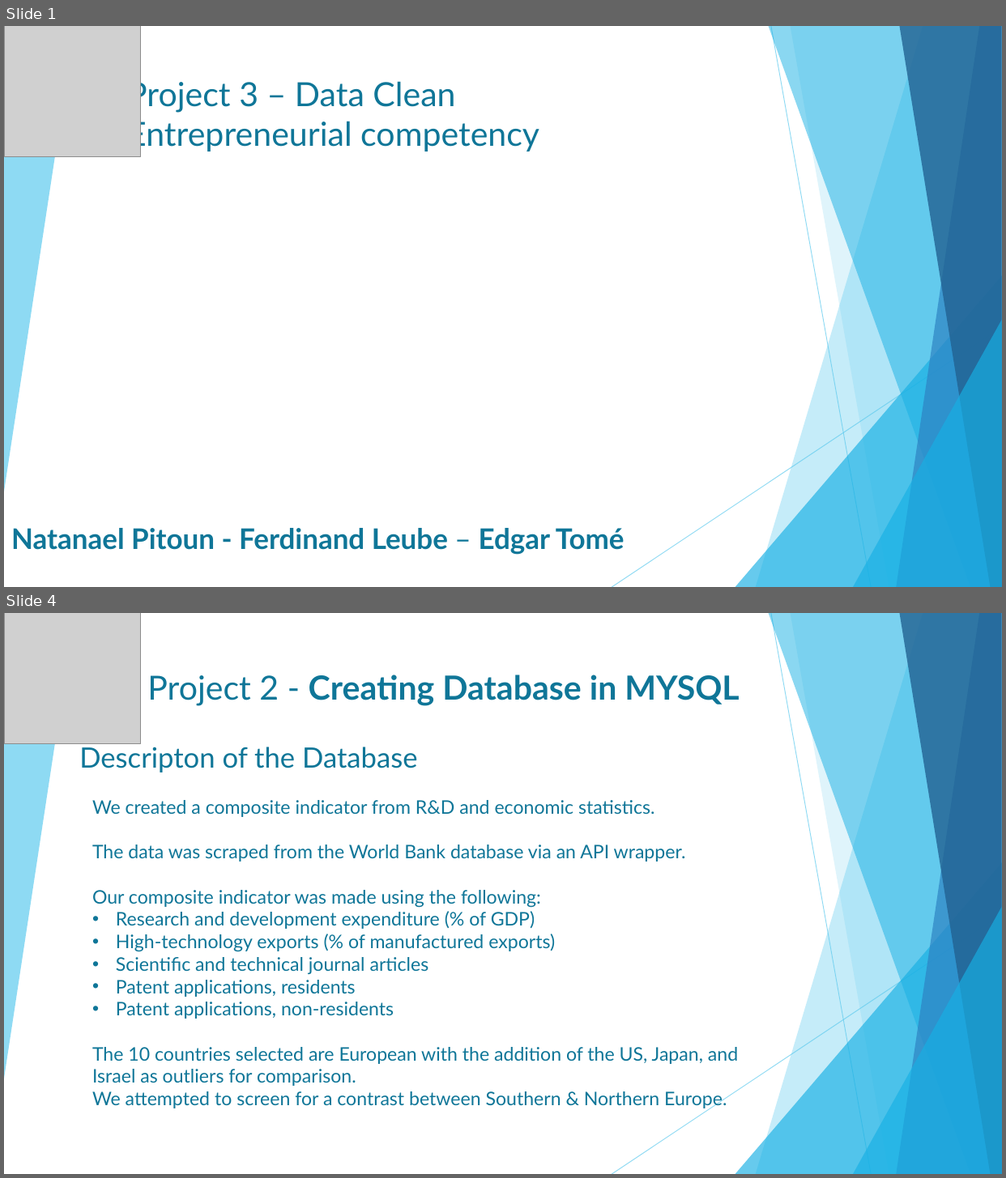
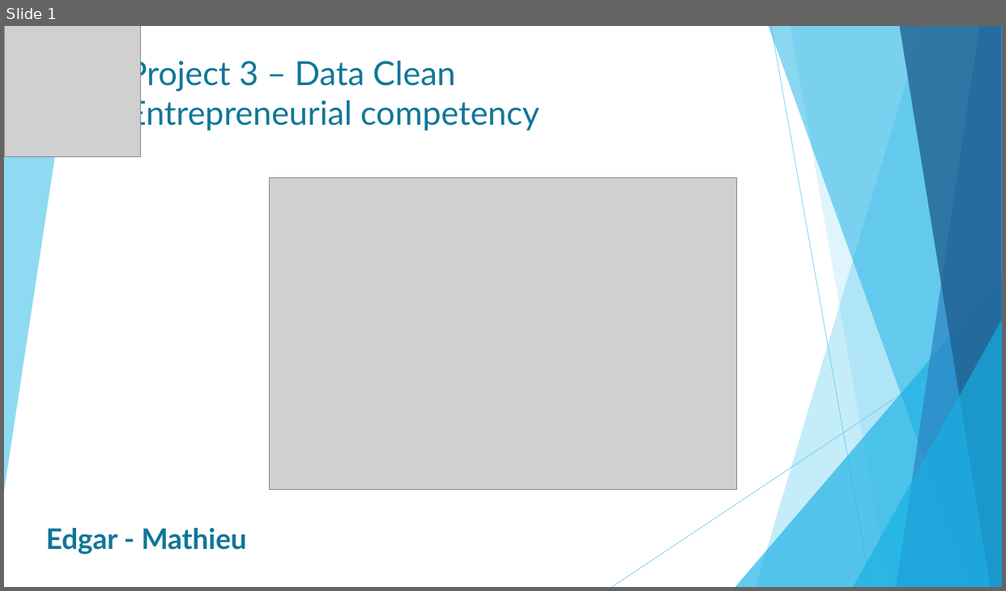
Before and after one commit to Edgart371/Project-3-Clean-Data-Entrepreneurial-Competency, a slide deck: Project3_Entrepreneurial competency .pptx. Shown one above the other, each under a label of ours: slides 1 and 4 before the commit, slide 1 after it; the slides between them are not shown. The pictures are 1006x1178 and 1006x591 pixels, drawn with LibreOffice and Linux fonts; fonts in the diff are those of the drawing; grey boxes stand for pictures. Boxes give left, top, right and bottom in pixels: in the first picture for what was removed or moved away, otherwise in the second. Text is boxed around its words. In the diff, an @@ line names an element or a change of style, - is before the commit and + after.

```diff
--- a/Project3_Entrepreneurial competency .pptx
+++ b/Project3_Entrepreneurial competency .pptx
@@ slide 4 removed at [4,613,1002,1174], background #FFFFFF; not listed: 10 template elements that a slide beside it also shows @@
@@ picture removed at [4,613,140,744] @@
@@ title removed at [147,675,739,706] @@
-Project 2 - Creating Database in MYSQL
@@ text removed at [79,743,418,773] @@
-Descripton of the Database
@@ text removed at [92,800,738,1110] @@
-We created a composite indicator from R&D and economic statistics.
-The data was scraped from the World Bank database via an API wrapper.
-Our composite indicator was made using the following:
-• Research and development expenditure (% of GDP)
-• High-technology exports (% of manufactured exports)
-• Scientific and technical journal articles
-• Patent applications, residents
-• Patent applications, non-residents
-The 10 countries selected are European with the addition of the US, Japan, and Israel as outliers for comparison.
-We attempted to screen for a contrast between Southern & Northern Europe.
@@ slide 1 changed as well @@
@@ title "Project 3 – Data Clean ...": place and size @@
-title "Project 3 – Data Clean ..." at [127,77,539,152]
+title "Project 3 – Data Clean ..." at [127,56,539,131]
@@ picture added at [269,178,737,490] @@
@@ text at [46,528,247,555]: text changed @@
-Natanael Pitoun - Ferdinand Leube – Edgar Tomé
+Edgar - Mathieu
```
Also in this commit, not shown: 4 other slides changed, 3 slides added, 3 other slides removed.
